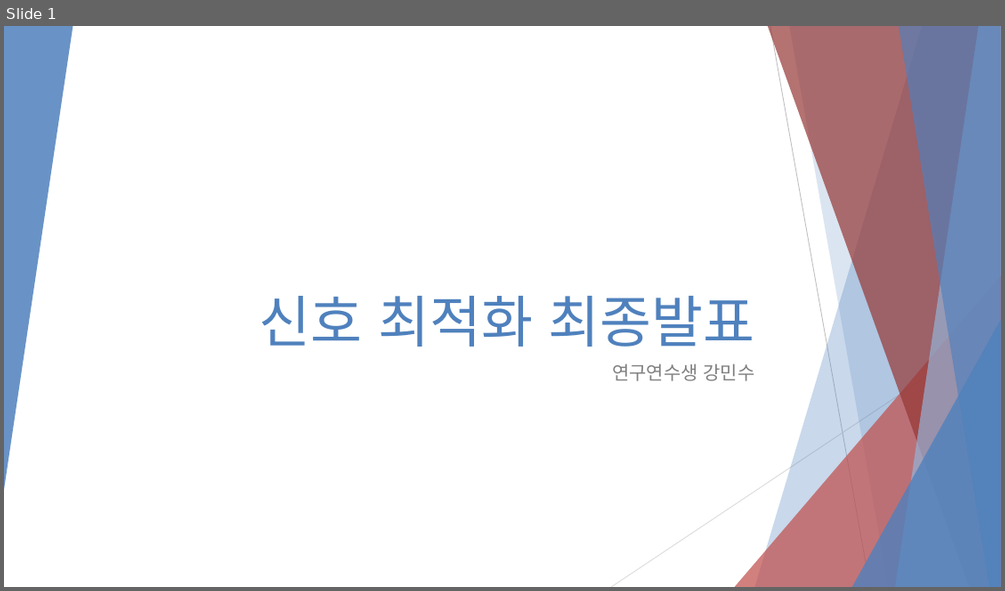
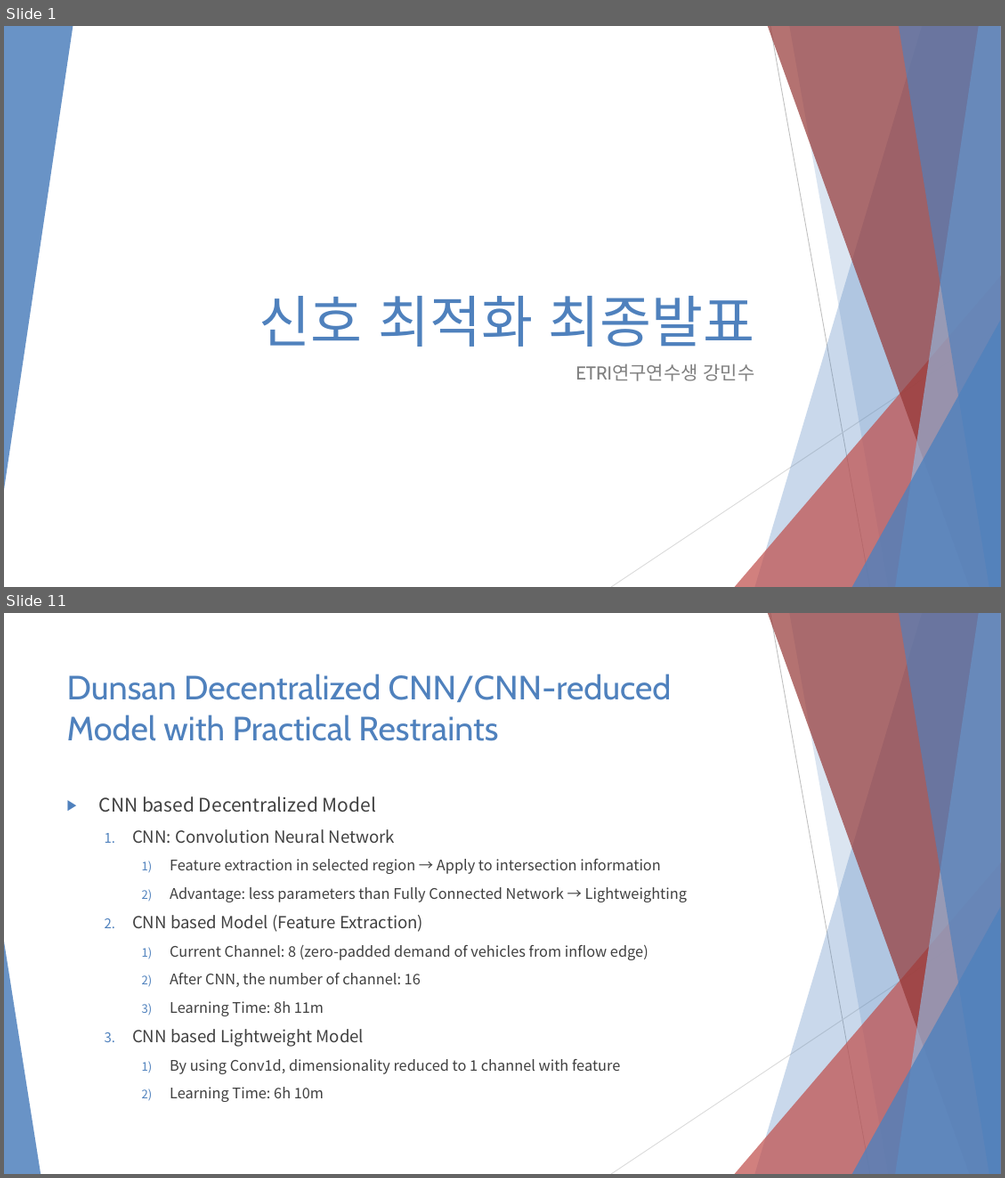
Before and after one commit to 3neutronstar/rl-constraints-traffic, a slide deck: Traffic Optimization Final Speech.pptx. Shown one above the other, each under a label of ours: slide 1 before the commit, slides 1 and 11 after it; the slides between them are not shown. The pictures are 1005x591 and 1005x1178 pixels, drawn with LibreOffice and Linux fonts; fonts in the diff are those of the drawing. Boxes give left, top, right and bottom in pixels: in the first picture for what was removed or moved away, otherwise in the second. Text is boxed around its words. In the diff, an @@ line names an element or a change of style, - is before the commit and + after.

```diff
--- a/Traffic Optimization Final Speech.pptx
+++ b/Traffic Optimization Final Speech.pptx
@@ slide 11 added at bbox=[4, 613, 1001, 1174], background #FFFFFF; not listed: 9 template elements that a slide beside it also shows @@
@@ title added at bbox=[67, 674, 672, 741], 32.4 pt, text #4F81BD @@
+Dunsan Decentralized CNN/CNN-reduced Model with Practical Restraints
@@ text added at bbox=[99, 796, 687, 1102], 14 pt, text #404040 @@
+▶ CNN based Decentralized Model
+  1. CNN: Convolution Neural Network
+    1) Feature extraction in selected region → Apply to intersection information
+    2) Advantage: less parameters than Fully Connected Network → Lightweighting
+  2. CNN based Model (Feature Extraction)
+    1) Current Channel: 8 (zero-padded demand of vehicles from inflow edge)
+    2) After CNN, the number of channel: 16
+    3) Learning Time: 8h 11m
+  3. CNN based Lightweight Model
+    1) By using Conv1d, dimensionality reduced to 1 channel with feature
+    2) Learning Time: 6h 10m
@@ triangle added at bbox=[4, 941, 40, 1174], fill #4F81BD at 85% opacity @@
@@ slide 1 changed as well @@
@@ subtitle at bbox=[575, 363, 755, 381]: text changed @@
-연구연수생 강민수
+ETRI연구연수생 강민수
```
Also in this commit, not shown: 11 other slides added, 5 slides removed, 2 other files.
